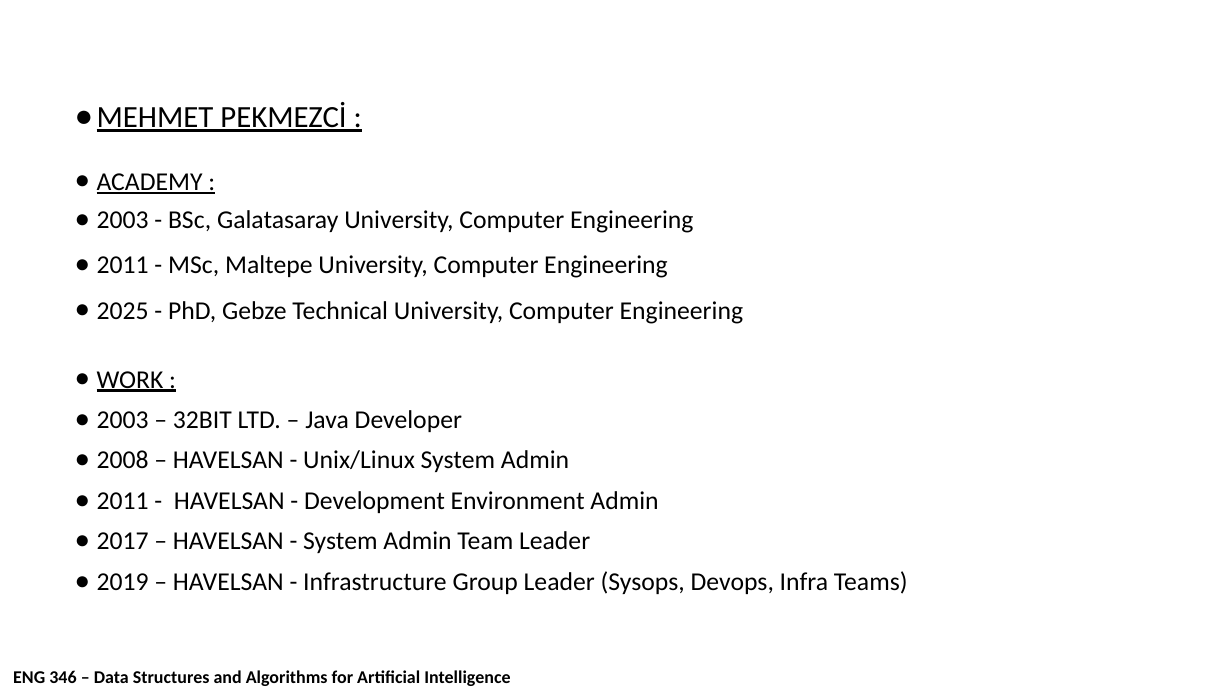
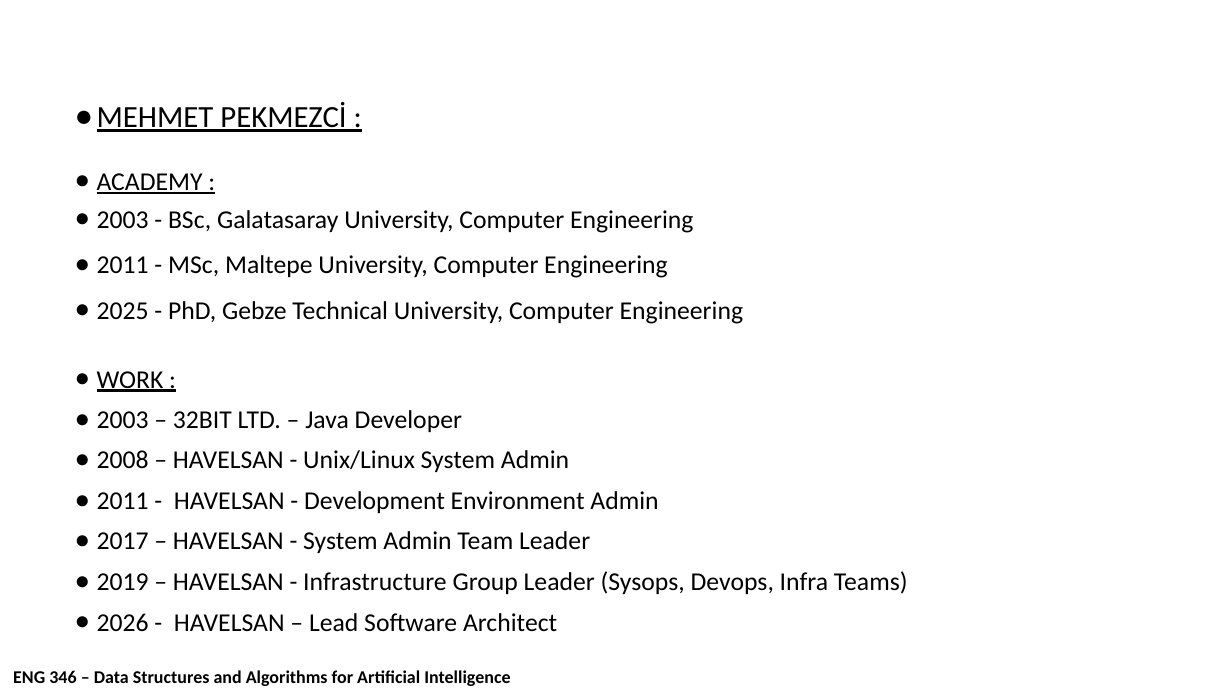
Before and after one commit to mehmetpekmezci/GTU-ENG-346, a slide deck: slide 10 of powerpoint/00 - Course Overview.odp. Drawn at 1232x693 pixels with LibreOffice and Linux fonts; fonts in the diff are those of the drawing; background and template pictures are left out. Boxes give left, top, right and bottom in pixels: in the first picture for what was removed or moved away, otherwise in the second. Text is boxed around its words. In the diff, an @@ line names an element or a change of style, - is before the commit and + after.

```diff
--- a/powerpoint/00 - Course Overview.odp
+++ b/powerpoint/00 - Course Overview.odp
@@ text at [97, 613, 557, 631]: paragraph added @@
+● 2026 - HAVELSAN – Lead Software Architect
```
Also in this commit, not shown: 6 other files.
